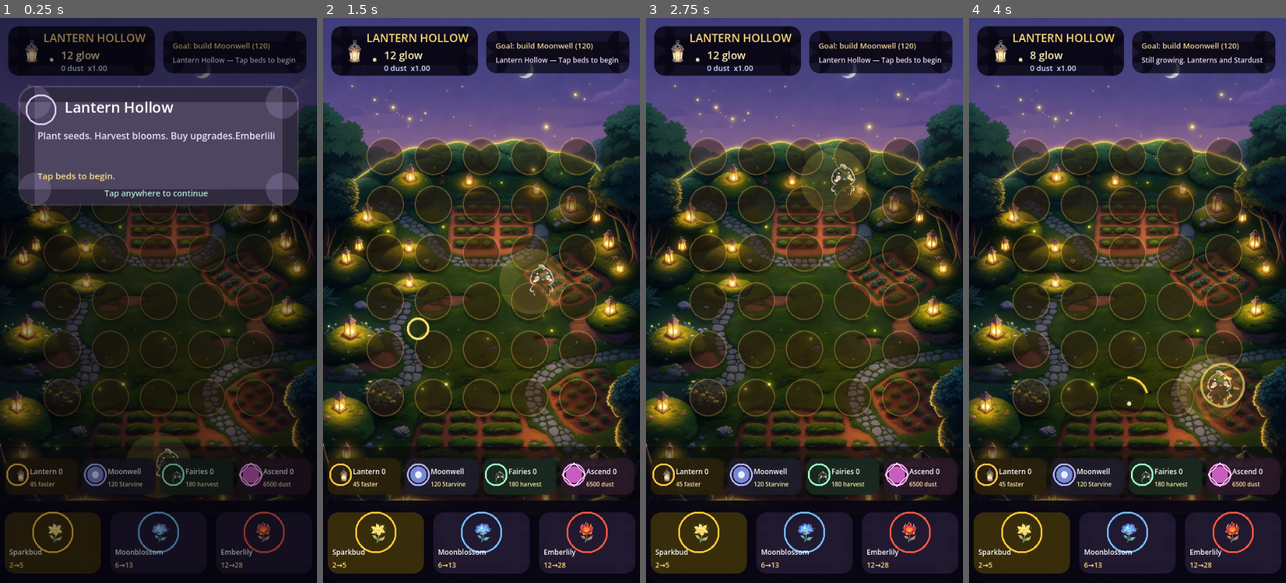
Above: before the commit, frames 1-4 (left to right).
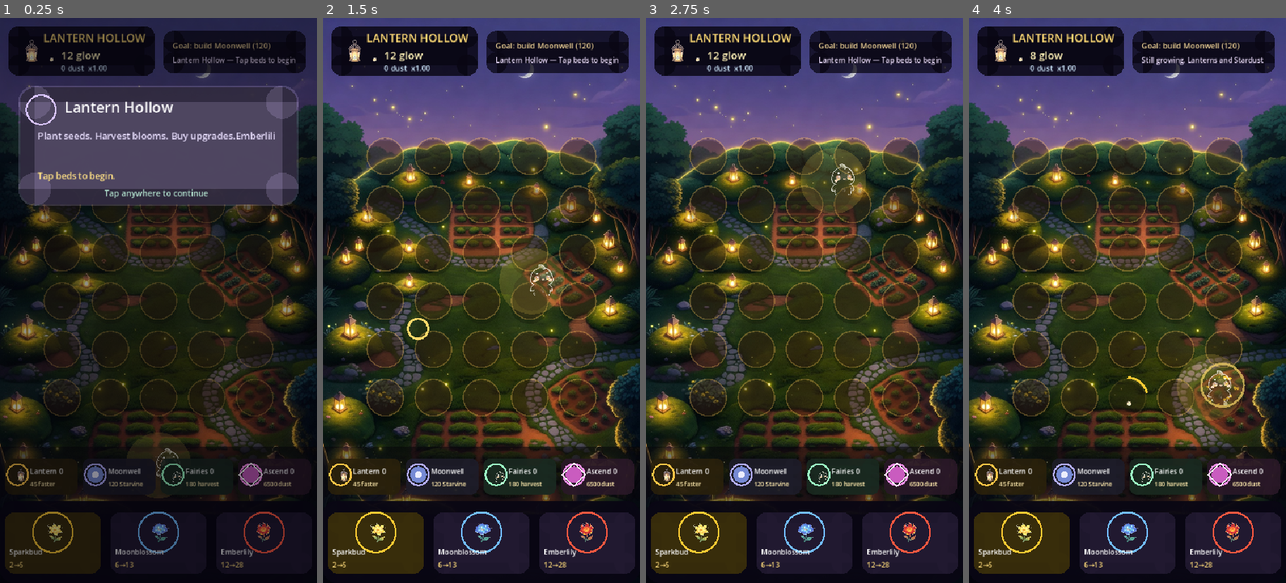
Above: after the commit, the same moments.

Repository: zombiedeth/lantern-hollow
Game: Godot game, scene res://scenes/Main.tscn
The game is run twice, just before and just after one commit, with the same random seed, the same clock (stepped at 60 frames per second) and the same inputs.
Inputs (mouse positions are in pixels of both pictures, inside the frame that each line leads up to):
- Up to frame 1 (0.25 s): no input
- Up to frame 2 (1.5 s): tap Enter at 0.5 s; move the mouse to (551, 272) at 0.52 s; click (551, 272) at 0.67 s; move the mouse to (418, 328) at 1.27 s; click (418, 328) at 1.42 s
- Up to frame 3 (2.75 s): move the mouse to (836, 176) at 2.02 s; click (836, 176) at 2.17 s
- Up to frame 4 (4 s): move the mouse to (1111, 413) at 2.77 s; click (1111, 413) at 2.92 s; move the mouse to (1222, 385) at 3.52 s; click (1222, 385) at 3.67 s

The runs differ from the first frame. In frame 1, 3.2% of the frame differs, in the area x 0-99%, y 1-99%; in frame 2, 4.5%; in frame 3, 4.5%; in frame 4, 4.6%, in the area x 0-100%, y 1-99%.

Commit message:
fix mobile fullscreen and lofi base music

Diff:
--- a/scripts/Main.gd
+++ b/scripts/Main.gd
@@ -22,12 +22,9 @@
 const TEX_LANTERN := preload("res://assets/generated/sprites/lantern.png")
 const TEX_COIN := preload("res://assets/generated/sprites/coin.png")
 
-const MUSIC_BASE := preload("res://assets/audio/music_01_base_garden.wav")
-const MUSIC_PLANTING := preload("res://assets/audio/music_02_planting_pulse.wav")
-const MUSIC_BLOOM := preload("res://assets/audio/music_03_bloom_sparkle.wav")
-const MUSIC_FAIRY := preload("res://assets/audio/music_04_fairy_flutter.wav")
-const MUSIC_MOONWELL := preload("res://assets/audio/music_05_moonwell_shimmer.wav")
-const MUSIC_COSMIC := preload("res://assets/audio/music_06_constellation_pad.wav")
+const MUSIC_GLOWING_GARDEN := preload("res://assets/audio/music_07_glowing_garden.wav")
+# Music rule: ONE background song only. Glowing Garden is the base music.
+# Procedural music stems are intentionally not loaded; only SFX layer on top.
 const SFX_PLANT := preload("res://assets/audio/sfx_plant.wav")
 const SFX_BLOOM := preload("res://assets/audio/sfx_bloom.wav")
 const SFX_HARVEST := preload("res://assets/audio/sfx_harvest.wav")
@@ -106,8 +103,9 @@
 		PlantData.new("nova", "Nova Lotus", 140, 520, 34.0, Color(0.45, 1.0, 0.95), TEX_FLOWER_SPARK, "Constellarium crop. Late-game engine."),
 		PlantData.new("sun", "Sunseed", 420, 1850, 46.0, Color(1.0, 0.58, 0.16), TEX_FLOWER_EMBER, "Ascended crop. Turns dust into absurd glow."),
 	]
-	print("LANTERN_HOLLOW_READY adaptive_audio_build_v8")
-	get_viewport().size = Vector2i(int(W), int(H))
+	print("LANTERN_HOLLOW_READY audio_build_v12_fullscreen_mobile")
+	# Do not force the viewport to 540x960 here. Web/mobile shells provide
+	# the real canvas size; _draw() scales the 540x960 stage to fill it.
 	_setup_audio()
 	_show_big_prompt("Lantern Hollow", "Plant seeds. Harvest blooms. Buy upgrades.\nEmberlilies lead to Moonwell, Moonwell leads to Starvine,\nand Ascension turns huge glow into permanent Stardust.", "Tap beds to begin.")
 	set_process(true)
@@ -124,32 +122,37 @@
 	_update_adaptive_music(delta)
 	queue_redraw()
 
+func _stage_scale() -> Vector2:
+	var vp := get_viewport_rect().size
+	if vp.x <= 0.0 or vp.y <= 0.0:
+		return Vector2.ONE
+	# Fill the actual preview/browser/mobile canvas exactly. This prevents the
+	# exported game from sitting tiny in a corner when the HTML canvas is larger
+	# than the original 540x960 design stage.
+	return Vector2(vp.x / W, vp.y / H)
+
+func _screen_to_stage(pos: Vector2) -> Vector2:
+	var s := _stage_scale()
+	return Vector2(pos.x / maxf(0.001, s.x), pos.y / maxf(0.001, s.y))
+
 
 func _setup_audio() -> void:
-	var music := {
-		"base": MUSIC_BASE,
-		"planting": MUSIC_PLANTING,
-		"bloom": MUSIC_BLOOM,
-		"fairy": MUSIC_FAIRY,
-		"moonwell": MUSIC_MOONWELL,
-		"cosmic": MUSIC_COSMIC,
-	}
-	for key in music.keys():
-		var stream: AudioStream = music[key]
-		# Force a valid play length on loop_end (bug in WAV import sets it to 0)
-		if stream is AudioStreamWAV:
-			var wav := stream as AudioStreamWAV
-			wav.loop_mode = AudioStreamWAV.LOOP_DISABLED
-			wav.loop_end = wav.data.size() / 4  # bytes / (2 bytes/sample / 2 channels) = samples
-		var player := AudioStreamPlayer.new()
-		player.name = "Music_%s" % key
-		player.stream = stream
-		player.volume_db = -80.0
-		player.finished.connect(func(): player.play())  # loop forever
-		add_child(player)
-		player.play()
-		music_players[key] = player
-	music_players["base"].volume_db = -19.0
+	# ONE music track only: Glowing Garden as the lofi base bed.
+	# Progression sounds below are SFX only, not extra music stems.
+	var stream: AudioStream = MUSIC_GLOWING_GARDEN
+	# Force a valid play length on loop_end (bug in WAV import sets it to 0)
+	if stream is AudioStreamWAV:
+		var wav := stream as AudioStreamWAV
+		wav.loop_mode = AudioStreamWAV.LOOP_DISABLED
+		wav.loop_end = wav.data.size() / 4  # bytes / (2 bytes/sample / 2 channels) = samples
+	var base_player := AudioStreamPlayer.new()
+	base_player.name = "Music_Base_Lofi"
+	base_player.stream = stream
+	base_player.volume_db = -15.0
+	base_player.finished.connect(func(): base_player.play())  # loop forever
+	add_child(base_player)
+	base_player.play()
+	music_players["base"] = base_player
 	var sfx := {"plant": SFX_PLANT, "bloom": SFX_BLOOM, "harvest": SFX_HARVEST, "upgrade": SFX_UPGRADE, "fairy": SFX_FAIRY, "ascend": SFX_ASCEND}
 	for key in sfx.keys():
 		var player := AudioStreamPlayer.new()
@@ -168,24 +171,11 @@
 	player.play()
 
 func _update_adaptive_music(delta: float) -> void:
-	if not audio_ready:
-		return
-	var bloomed := 0
-	var planted := plants.size()
-	for key in plants.keys():
-		if _plant_stage(plants[key]) >= 2:
-			bloomed += 1
-	var targets := {
-		"base": -19.0,
-		"planting": -22.0 if planted > 0 else -80.0,
-		"bloom": -20.0 if bloomed >= 3 else -80.0,
-		"fairy": -22.0 if sprite_helpers > 0 else -80.0,
-		"moonwell": -22.0 if moonwell_unlocked else -80.0,
-		"cosmic": -20.0 if constellarium_unlocked or ascensions > 0 else -80.0,
-	}
-	for key in targets.keys():
-		var player: AudioStreamPlayer = music_players[key]
-		player.volume_db = lerpf(player.volume_db, float(targets[key]), minf(1.0, delta * 1.8))
+	# No adaptive music layers anymore. Keep one lofi base song steady.
+	if not audio_ready or not music_players.has("base"):
+		return
+	var player: AudioStreamPlayer = music_players["base"]
+	player.volume_db = lerpf(player.volume_db, -15.0, minf(1.0, delta * 1.8))
 
 func _update_effects(delta: float) -> void:
 	for r in tap_rings:
@@ -244,11 +234,12 @@
 	elif event is InputEventScreenTouch and event.pressed:
 		_handle_tap(event.position)
 
-func _handle_tap(pos: Vector2) -> void:
+func _handle_tap(screen_pos: Vector2) -> void:
 	if not active_prompt.is_empty():
 		active_prompt.clear()
 		return
 
+	var pos := _screen_to_stage(screen_pos)
 	player_target = pos
 	tap_rings.append({"pos": pos, "age": 0.0})
 
@@ -511,6 +502,8 @@
 	pulse_cards.append({"kind": "rect", "age": 0.0, "rect": rect, "color": color})
 
 func _draw() -> void:
+	var s := _stage_scale()
+	draw_set_transform(Vector2.ZERO, 0.0, s)
 	_draw_background()
 	_draw_plot_targets()
 	_draw_plants()
@@ -523,6 +516,7 @@
 	_draw_card_pulses()
 	_draw_active_prompt()
 	_draw_ascension_fx()
+	draw_set_transform(Vector2.ZERO, 0.0, Vector2.ONE)
 
 func _draw_background() -> void:
 	draw_texture_rect(BG, Rect2(0, 0, W, H), false)
Not shown, added: assets/audio/music_07_glowing_garden.wav.import
Not shown, changed: export_presets.cfg
Not shown, added: assets/audio/CREDITS.md
Not shown, added: assets/audio/music_07_glowing_garden.wav
Not shown, added: docs/.nojekyll
Not shown, changed: docs/index.html
Not shown, changed: docs/index.pck
